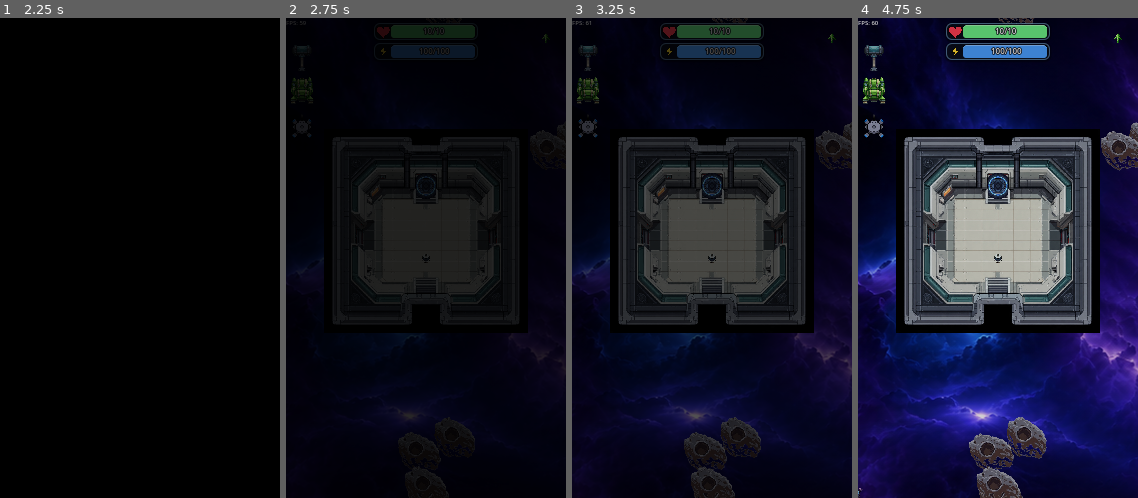
Above: before the commit, frames 1-4 (left to right).
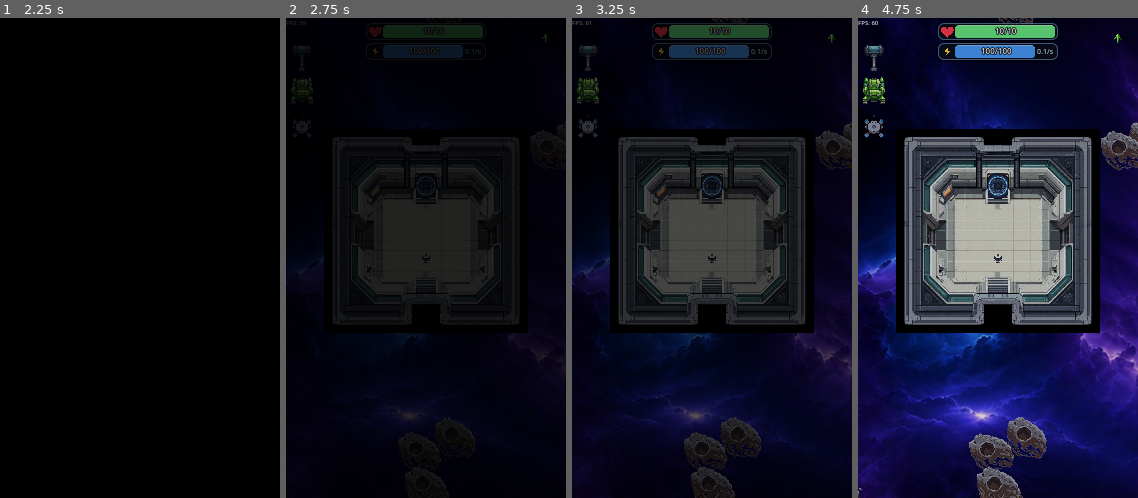
Above: after the commit, the same moments.

Repository: wildane/ShootingStar
Game: Godot game, scene res://scene/main_menu/main_menu.tscn
The game is run twice, just before and just after one commit, with the same random seed, the same clock (stepped at 60 frames per second) and the same inputs.
Inputs (mouse positions are in pixels of both pictures, inside the frame that each line leads up to):
- Up to frame 1 (2.25 s): tap Enter at 0.5, 0.6 s; move the mouse to (201, 234) at 0.52 s; hold Right 0.53-1.25 s; click (201, 234) at 0.67 s; tap Space at 0.77 s; drag from (84, 282) to (126, 354) at 1.27 s; move the mouse to (140, 186) at 2.02 s; hold Right from 2.03 s (still down); tap Backspace at 2.1 s; click (140, 186) at 2.17 s
- Up to frame 2 (2.75 s): keep holding Right
- Up to frame 3 (3.25 s): release Right at 2.75 s; drag from (698, 354) to (770, 234) at 2.77 s
- Up to frame 4 (4.75 s): move the mouse to (1082, 330) at 3.52 s; hold Left 3.53-4.25 s; tap Ctrl at 3.6 s; click (1082, 330) at 3.67 s; tap Space at 3.77 s; drag from (914, 186) to (1000, 186) at 4.27 s

Frame 1 is identical in both runs. In frame 2, 0.5% of the frame differs, in the area x 29-71%, y 1-9%; in frame 3, 0.7%; in frame 4, 0.9%, in the area x 28-72%, y 1-9%.

Commit message:
Show the solar charge rate inside the energy bar
Display the 0.1/s charge rate on the right side of the energy bar and
widen it slightly so the numbers still fit.

🤖 Generated with Codebuff
Co-Authored-By: Codebuff <noreply@codebuff.com>

Diff:
--- a/scene/ui/HpBar.gd
+++ b/scene/ui/HpBar.gd
@@ -3,8 +3,9 @@
 
 ## Bar status bergaya: kotak gelap bulat + ikon + isian berwarna + teks "3/5".
 ## Jenis: "hp" (ikon hati merah) dan "energi" (ikon kilat kuning, bar biru).
-
-const SAIZ_PEMAIN: Vector2 = Vector2(104.0, 17.0)
+## Boleh papar teks tambahan di sebelah kanan dalam kotak (cth: "0.1/s").
+
+const SAIZ_PEMAIN: Vector2 = Vector2(120.0, 17.0)
 const FON_PEMAIN: int = 8
 const SAIZ_MUSUH: Vector2 = Vector2(62.0, 12.0)
 const FON_MUSUH: int = 6
@@ -57,7 +58,6 @@
 		var skala := s / 26.0
 
 		if jenis == "energi":
-			# Jidar gelap + isi kuning
 			var luar := PackedVector2Array()
 			for p in _lengkung_kilat(pusat, skala * 1.18):
 				luar.append(pusat + (p - pusat) * 1.18)
@@ -76,8 +76,11 @@
 var _panel: Panel
 var _bar: ProgressBar
 var _teks: Label
+var _teks_kanan: Label
 var _ikon: IkonBar
 var _lebar_ikon: float = 0.0
+var _kiri_kandungan: float = 0.0
+var _kanan_semasa: String = ""
 var _nisbah_semasa: float = -1.0
 var _tween_bar: Tween = null
 var _tween_kilat: Tween = null
@@ -114,7 +117,7 @@
 	_ikon.position = Vector2(jidar + 1.0, (saiz_bar.y - tinggi_ikon) * 0.5)
 	_panel.add_child(_ikon)
 
-	var kiri_kandungan := _ikon.position.x + _lebar_ikon + 2.0
+	_kiri_kandungan = _ikon.position.x + _lebar_ikon + 2.0
 
 	_bar = ProgressBar.new()
 	_bar.mouse_filter = Control.MOUSE_FILTER_IGNORE
@@ -126,7 +129,7 @@
 	_bar.add_theme_stylebox_override("background", _gaya_trek())
 	_bar.add_theme_stylebox_override("fill", _gaya_isian(_warna_untuk(1.0)))
 	_bar.set_anchors_and_offsets_preset(Control.PRESET_FULL_RECT)
-	_bar.offset_left = kiri_kandungan
+	_bar.offset_left = _kiri_kandungan
 	_bar.offset_top = jidar - 1.0
 	_bar.offset_right = -jidar
 	_bar.offset_bottom = -jidar + 1.0
@@ -142,8 +145,24 @@
 	_teks.add_theme_constant_override("outline_size", 3)
 	_teks.text = "--/--"
 	_teks.set_anchors_and_offsets_preset(Control.PRESET_FULL_RECT)
-	_teks.offset_left = kiri_kandungan
+	_teks.offset_left = _kiri_kandungan
 	_panel.add_child(_teks)
+
+	# Teks tambahan di sebelah kanan (cth kadar cas)
+	_teks_kanan = Label.new()
+	_teks_kanan.mouse_filter = Control.MOUSE_FILTER_IGNORE
+	_teks_kanan.horizontal_alignment = HORIZONTAL_ALIGNMENT_RIGHT
+	_teks_kanan.vertical_alignment = VERTICAL_ALIGNMENT_CENTER
+	_teks_kanan.add_theme_font_size_override("font_size", maxi(6, saiz_fon - 1))
+	_teks_kanan.add_theme_color_override("font_color", Color(0.75, 0.92, 1.0, 1.0))
+	_teks_kanan.add_theme_color_override("font_outline_color", Color(0.02, 0.03, 0.06, 1))
+	_teks_kanan.add_theme_constant_override("outline_size", 3)
+	_teks_kanan.text = ""
+	_teks_kanan.visible = false
+	_teks_kanan.set_anchors_and_offsets_preset(Control.PRESET_FULL_RECT)
+	_teks_kanan.offset_right = -jidar - 1.0
+	_teks_kanan.offset_left = _kiri_kandungan
+	_panel.add_child(_teks_kanan)
 
 func _gaya_panel() -> StyleBoxFlat:
 	var gaya := StyleBoxFlat.new()
@@ -179,15 +198,34 @@
 		return WARNA_SEDERHANA
 	return WARNA_KRITIKAL
 
-## Kemas kini paparan bar. Bila nilai turun, kotak berkilat sekejap.
-func tetapkan(nisbah: float, teks: String) -> void:
+func _lebar_teks_kanan(teks: String) -> float:
+	if teks == "":
+		return 0.0
+	var fon := _teks_kanan.get_theme_font("font")
+	var saiz := _teks_kanan.get_theme_font_size("font_size")
+	if fon == null:
+		return 16.0
+	return fon.get_string_size(teks, HORIZONTAL_ALIGNMENT_LEFT, -1, saiz).x + 3.0
+
+## Kemas kini paparan bar. `kanan` (pilihan) ialah teks kecil di sebelah kanan.
+func tetapkan(nisbah: float, teks: String, kanan: String = "") -> void:
+	if _panel == null:
+		_bina()
 	if _teks == null:
 		return
 
-	var nisbah_baru := clampf(nisbah, 0.0, 1.0)
 	if teks != _teks.text:
 		_teks.text = teks
 
+	if kanan != _kanan_semasa:
+		_kanan_semasa = kanan
+		_teks_kanan.text = kanan
+		_teks_kanan.visible = kanan != ""
+		var simpanan := _lebar_teks_kanan(kanan)
+		_bar.offset_right = -jidar - simpanan
+		_teks.offset_right = -simpanan
+
+	var nisbah_baru := clampf(nisbah, 0.0, 1.0)
 	if is_equal_approx(nisbah_baru, _nisbah_semasa):
 		return
 
--- a/scene/ui/PlayerHpHud.gd
+++ b/scene/ui/PlayerHpHud.gd
@@ -48,4 +48,5 @@
 	else:
 		var tenaga_semasa: int = max(int(round(tenaga.tenaga)), 0)
 		var tenaga_maks: int = max(int(round(tenaga.max_energy)), 1)
-		_bar_tenaga.tetapkan(float(tenaga_semasa) / float(tenaga_maks), "%d/%d" % [tenaga_semasa, tenaga_maks])
+		var kadar: float = tenaga.pulih_sesaat if ("pulih_sesaat" in tenaga) else 0.0
+		_bar_tenaga.tetapkan(float(tenaga_semasa) / float(tenaga_maks), "%d/%d" % [tenaga_semasa, tenaga_maks], "%.1f/s" % kadar)
